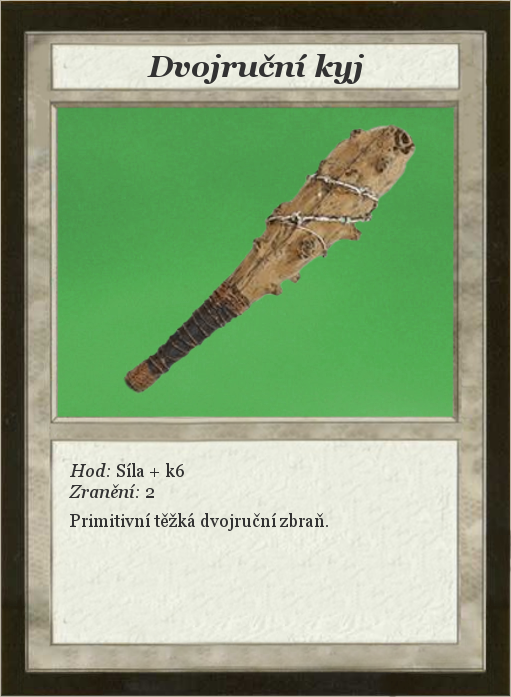
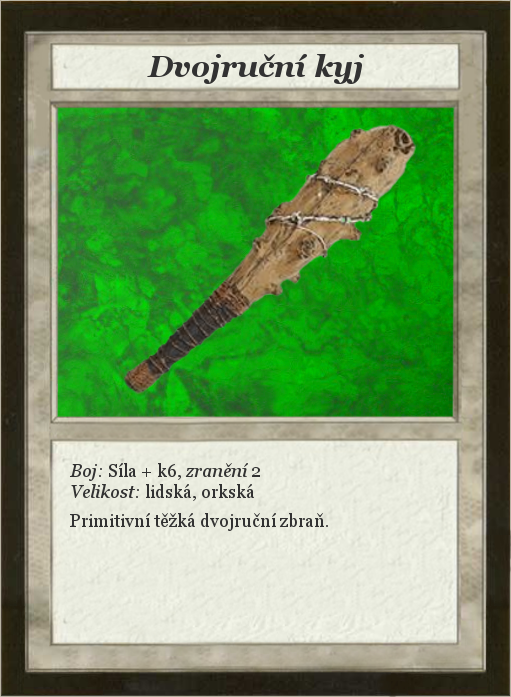
Layers edited between the first and the second 511x697 image:
renamed "Hod: Síla + k6 ..." to "Boj: Síla + k6, zranění 2 ...", painted on it over [left=69, top=463, right=260, bottom=501]
painted on "OrcishBackground" over [left=57, top=106, right=455, bottom=417]
